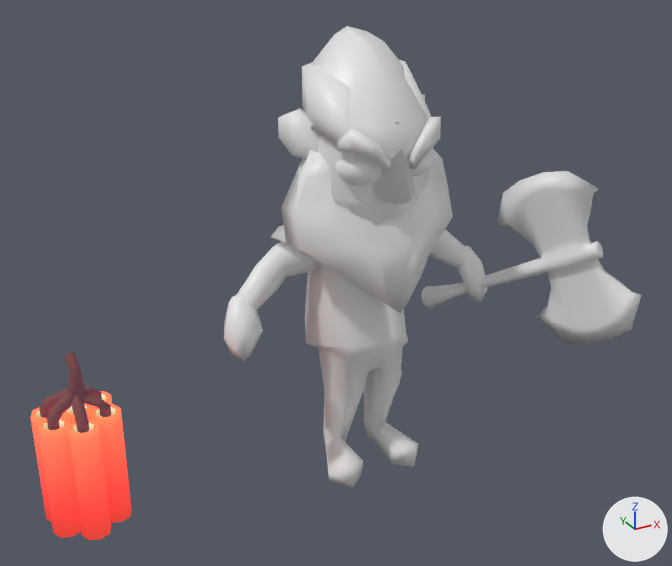
The FBX model RootDatingDefenseSimulator/Assets/Art/Meshes/Gorgn.fbx as it was, and as the next commit left it.
One viewpoint serves both versions: a 50 mm camera at (-1.74, -2.98, 2.29) aimed at (-0.2, -0.17, 0.89). Every picture has the same lights, and +X, +Y and +Z are marked at lower right. Where no turn or scale is listed for an object, it has been applied to the vertices.
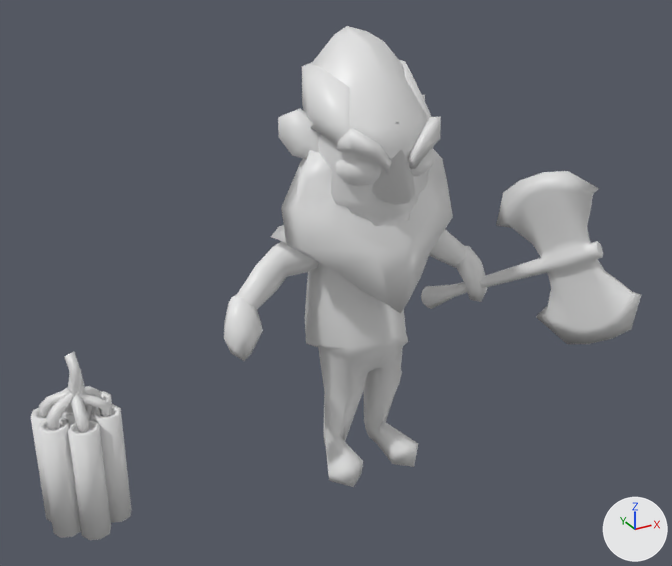
Changed parts and their boxes [x1, y1, x2, y2] in the pictures (672 x 566 px):
part 1 of me_cube_006, recoloured
    both: [31, 352, 132, 540]

Patch to the scene script:
```diff
--- a/RootDatingDefenseSimulator/Assets/Art/Meshes/Gorgn.fbx.py
+++ b/RootDatingDefenseSimulator/Assets/Art/Meshes/Gorgn.fbx.py
@@ me_cube_006 @@
 me_cube_006.from_pydata(...)  # 1600 vertices, 1616 faces; spans x -1.31..0.95, y -0.6..0.22, z -0.01..1.78
 # used by ob_cube_006; location = (0.0, 0.0, 0.0)
+# me_cube_006 part 1: all 572 faces that had it switch from mat_material_003 to mat_material_001 (white #e7e7e7)
```
